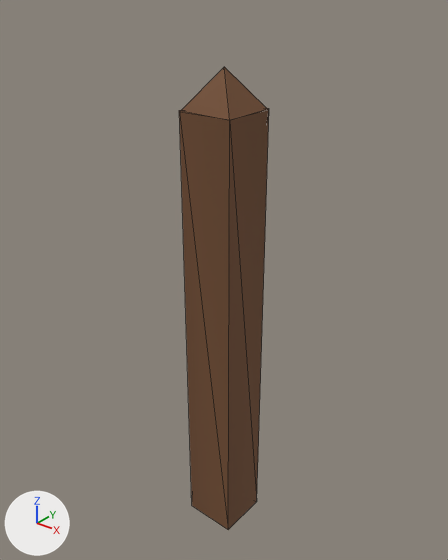
The glTF model everglade/assets/models/fence_post.glb: old version first, new version second.
The view is the same before and after, from a 50 mm camera at (0.747, -0.935, 1.225) aimed at (-0.019, 0.022, 0.632). Arrows for +X, +Y and +Z are at lower left; the lights stay in place. The picture after the commit comes second. Mesh edges are drawn as thin lines. Vertices at exactly the same position are counted once.

Names of what the first picture shows: 'FencePost'.
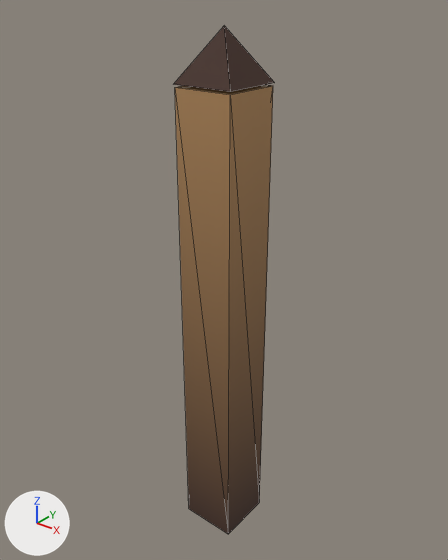
Pixel boxes [x1, y1, x2, y2] of what changed, in the pictures (448 x 560 px; the box of a moved part takes in the faces that stretch with it):
'FencePost', reshaped, recoloured (13% wider, 10% taller)
    before: [179, 67, 269, 530]
    after: [173, 25, 275, 534]
part 1 of me_fencepost, moved or reshaped
    before: [182, 67, 267, 120]
    after: [173, 25, 275, 92]
part 2 of me_fencepost, moved or reshaped
    before: [179, 108, 269, 530]
    after: [175, 85, 273, 534]
part 3 of me_fencepost, recoloured
    before: [179, 67, 267, 530]
    after: [173, 25, 275, 534]
part 4 of me_fencepost, recoloured
    before: [179, 108, 269, 525]
    after: [175, 85, 273, 526]

The change, as a list of edits to the scene's bpy script:
```text
Change me_fencepost:
    used by ob_fencepost; location = (0.0, 0.0, 0.0)
    remove me_fencepost.from_pydata(...)  # 13 vertices, 18 faces; spans x -0.06..0.06, y -0.06..0.06, z 0.0..1.08
    add me_fencepost.from_pydata(...)  # 13 vertices, 18 faces; spans x -0.067..0.067, y -0.067..0.067, z -0.005..1.15
    me_fencepost part 1: the loose piece of 5 vertices spanning x -0.06..0.06, y -0.06..0.06, z 1.0..1.08 is scaled about its middle by (1.12, 1.12, 1.25), then moved by (0.0, 0.0, 0.06)
    me_fencepost part 2
    me_fencepost.vertices[0].co: (-0.059, -0.059, 0.006) -> (-0.065, -0.065, -0.005)  # pixel (191, 505) -> pixel (188, 508)
    me_fencepost.vertices[1].co: (-0.06, -0.06, 1.003) -> (-0.065, -0.065, 1.045)  # pixel (179, 110) -> pixel (174, 87)
    me_fencepost.vertices[2].co: (-0.06, 0.06, 0.003) -> (-0.065, 0.065, -0.005)
    me_fencepost.vertices[3].co: (-0.06, 0.06, 0.997) -> (-0.065, 0.065, 1.045)
    me_fencepost.vertices[4].co: (0.06, -0.06, 0.002) -> (0.065, -0.065, -0.005)  # pixel (228, 529) -> pixel (228, 534)
    me_fencepost.vertices[5].co: (0.06, -0.06, 1.0) -> (0.065, -0.065, 1.045)  # pixel (229, 120) -> pixel (230, 94)
    me_fencepost.vertices[6].co: (0.06, 0.06, 0.0) -> (0.065, 0.065, -0.005)  # pixel (256, 501) -> pixel (259, 502)
    me_fencepost.vertices[7].co: (0.06, 0.06, 1.003) -> (0.065, 0.065, 1.045)  # pixel (269, 108) -> pixel (273, 85)
    me_fencepost part 3: 12 faces centred in x -0.06..0.06, y -0.06..0.06, z 0.002..1.027 are repainted in the vertex colours; the middle colour goes from brown #805738 to brown #4d3329
    me_fencepost part 4: 6 faces centred in x -0.06..0.06, y -0.06..0.06, z 0.668..1.002 are repainted in the vertex colours; the middle colour goes from brown #805738 to orange #c79966
```
